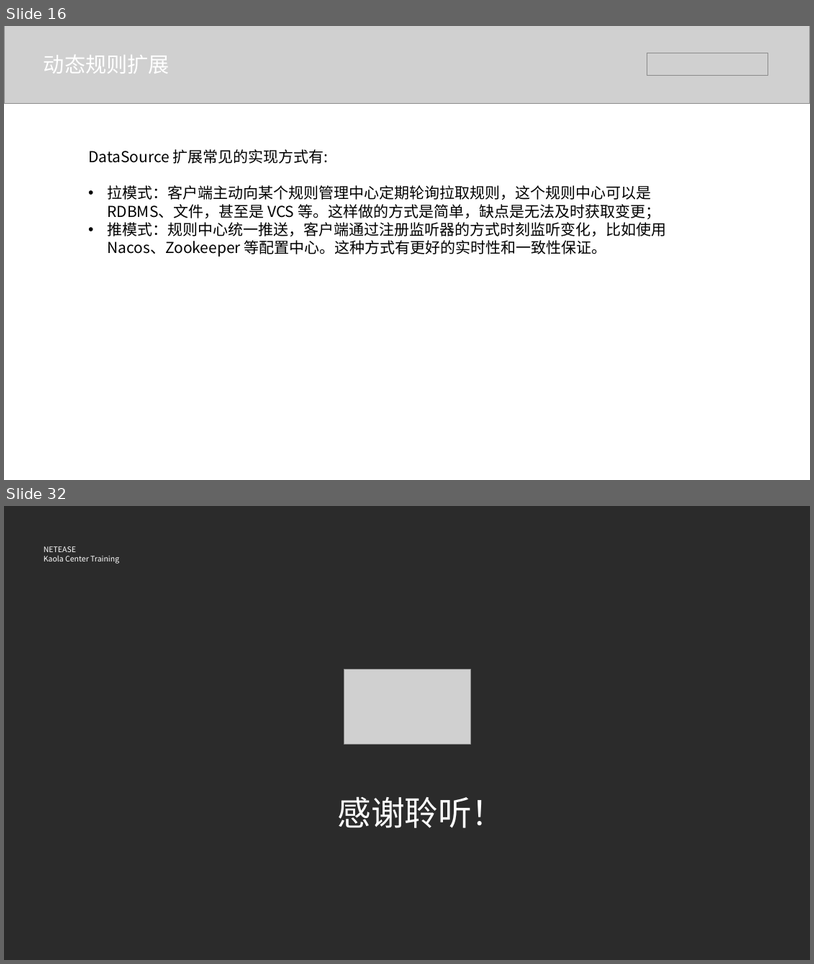
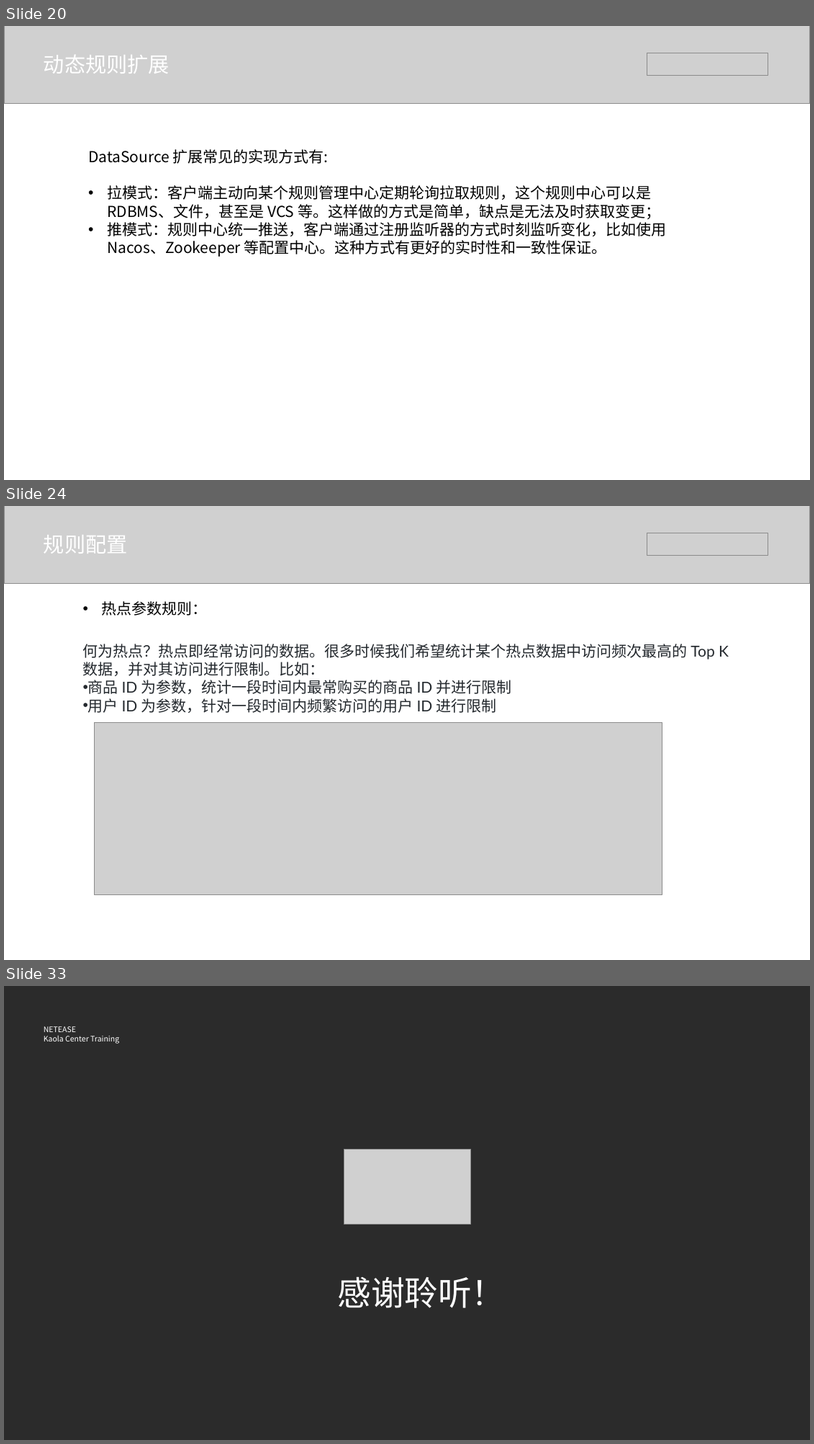
Before and after one commit to BraveMing/transfer-station, a slide deck: Sentinel基本原理.pptx. Shown one above the other, each under a label of ours: slides 16 and 32 before the commit, slides 20, 24 and 33 after it; the slides between them are not shown. The pictures are 814x964 and 814x1444 pixels, drawn with LibreOffice and Linux fonts; fonts in the diff are those of the drawing; grey boxes stand for pictures; background and template pictures are left out; a plain dark background stands for a picture behind light text. Boxes give left, top, right and bottom in pixels: in the first picture for what was removed or moved away, otherwise in the second. Text is boxed around its words. In the diff, an @@ line names an element or a change of style, - is before the commit and + after.

```diff
--- a/Sentinel基本原理.pptx
+++ b/Sentinel基本原理.pptx
@@ slide 24 added at [4,506,810,960], background #FFFFFF @@
@@ picture added at [4,506,810,584] @@
@@ text added at [44,535,128,554], 25 pt, text #FFFFFF @@
+规则配置
@@ picture added at [647,533,769,556] @@
@@ text added at [102,601,208,615], 18 pt, text #000000 @@
+• 热点参数规则：
@@ text added at [83,644,729,713], 18 pt, text #24292E @@
+何为热点？热点即经常访问的数据。很多时候我们希望统计某个热点数据中访问频次最高的 Top K 数据，并对其访问进行限制。比如：
+• 商品 ID 为参数，统计一段时间内最常购买的商品 ID 并进行限制
+• 用户 ID 为参数，针对一段时间内频繁访问的用户 ID 进行限制
@@ picture added at [94,722,663,894] @@
@@ what was slide 16 is now slide 20 @@
@@ what was slide 32 is now slide 33 @@
```
Also in this commit, not shown: 5 slides changed, 13 other slides added, 13 slides removed, 1 other file.
